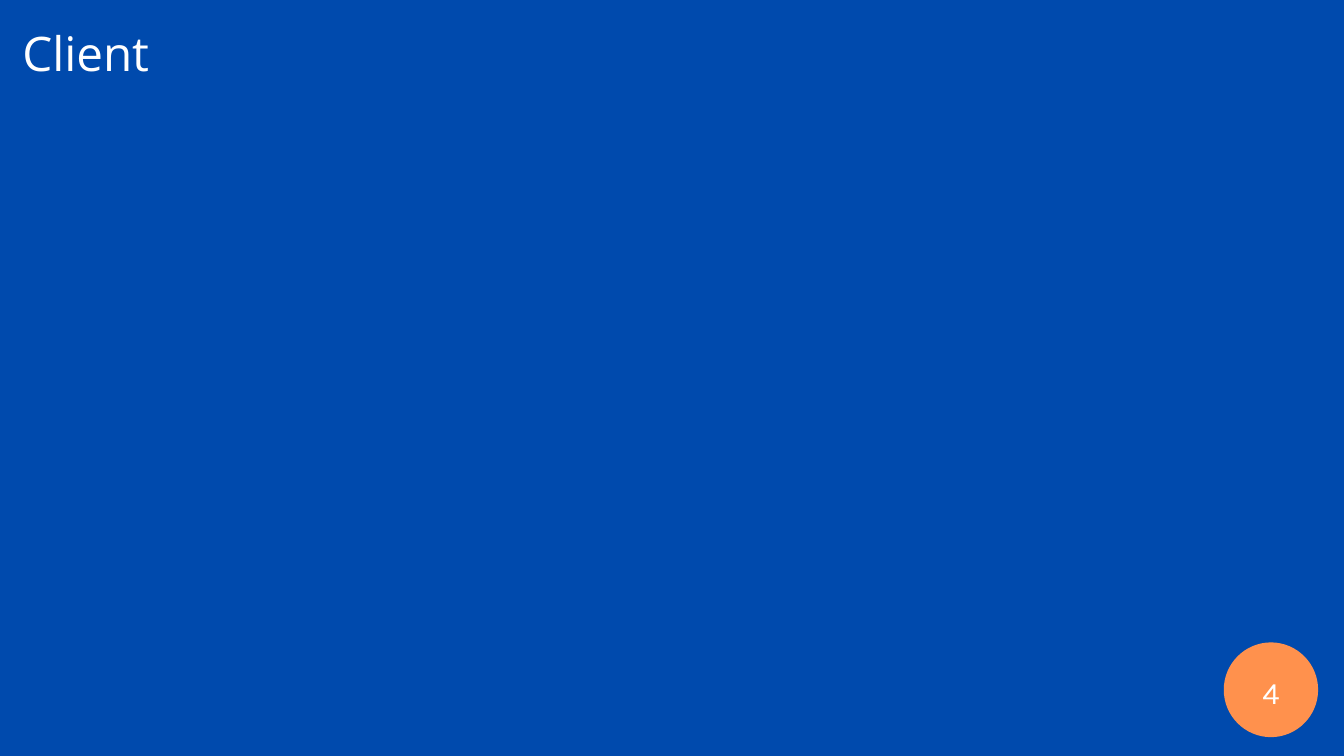
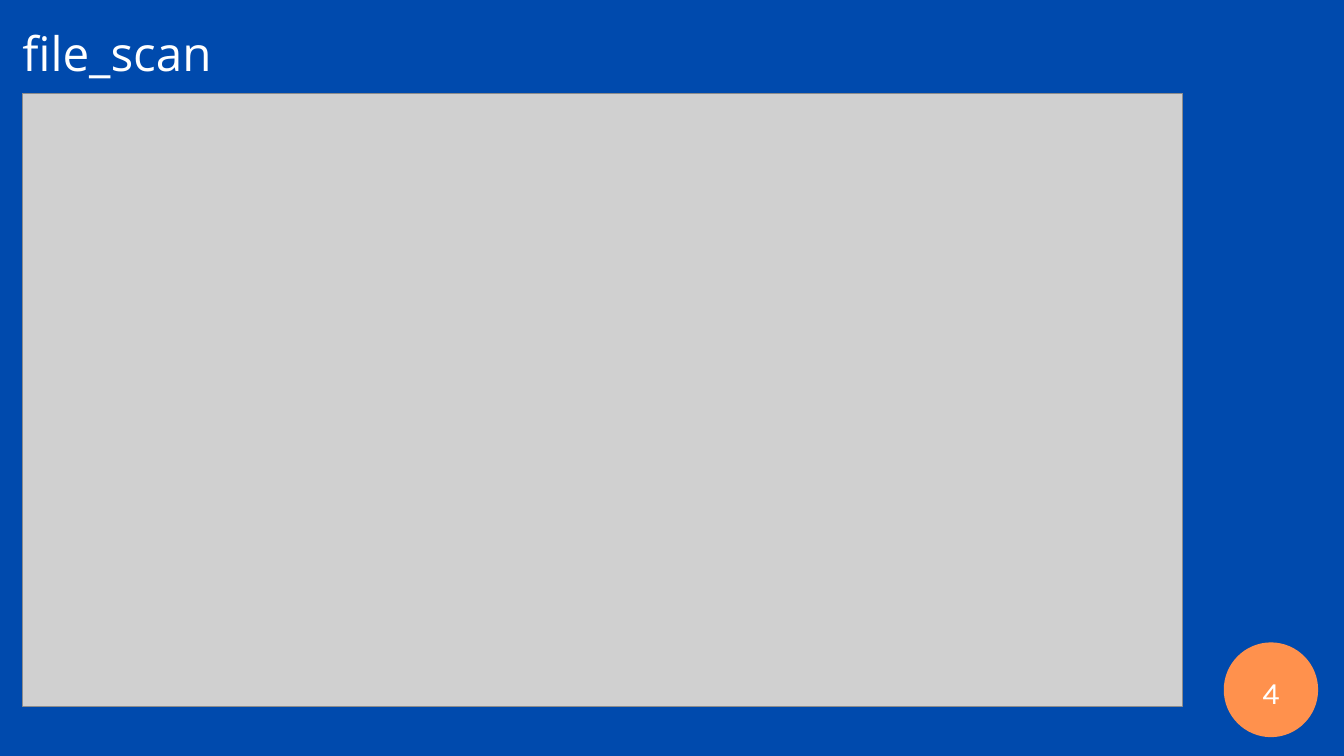
Before and after one commit to ilcors-dev/gruppo-reti, a slide deck: slide 4 of esercitazione_8/documents/Esercitazione 8.pptx. Drawn at 1344x756 pixels with LibreOffice and Linux fonts; fonts in the diff are those of the drawing; grey boxes stand for pictures. Boxes give left, top, right and bottom in pixels: in the first picture for what was removed or moved away, otherwise in the second. Text is boxed around its words. In the diff, an @@ line names an element or a change of style, - is before the commit and + after.

```diff
--- a/esercitazione_8/documents/Esercitazione 8.pptx
+++ b/esercitazione_8/documents/Esercitazione 8.pptx
@@ text at [22,34,211,79]: text changed @@
-Client
+file_scan
@@ picture added at [22,93,1182,706] @@
```
Also in this commit, not shown: 4 other slides changed, 1 slide removed, 2 other files.
